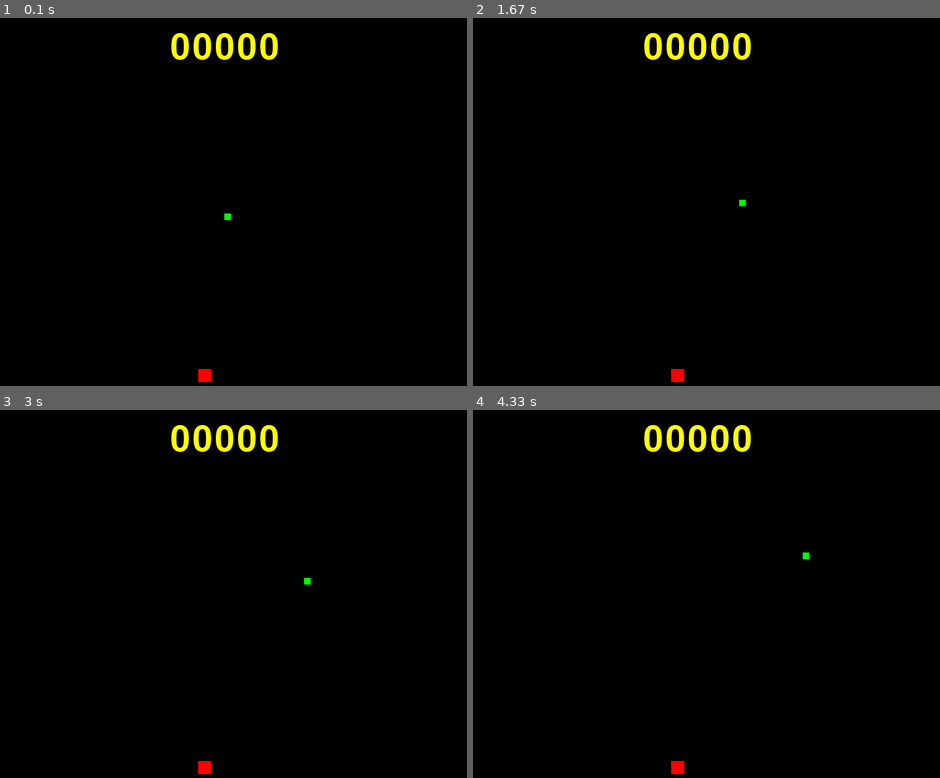
Above: before the commit, frames 1-4 (two rows, left to right).
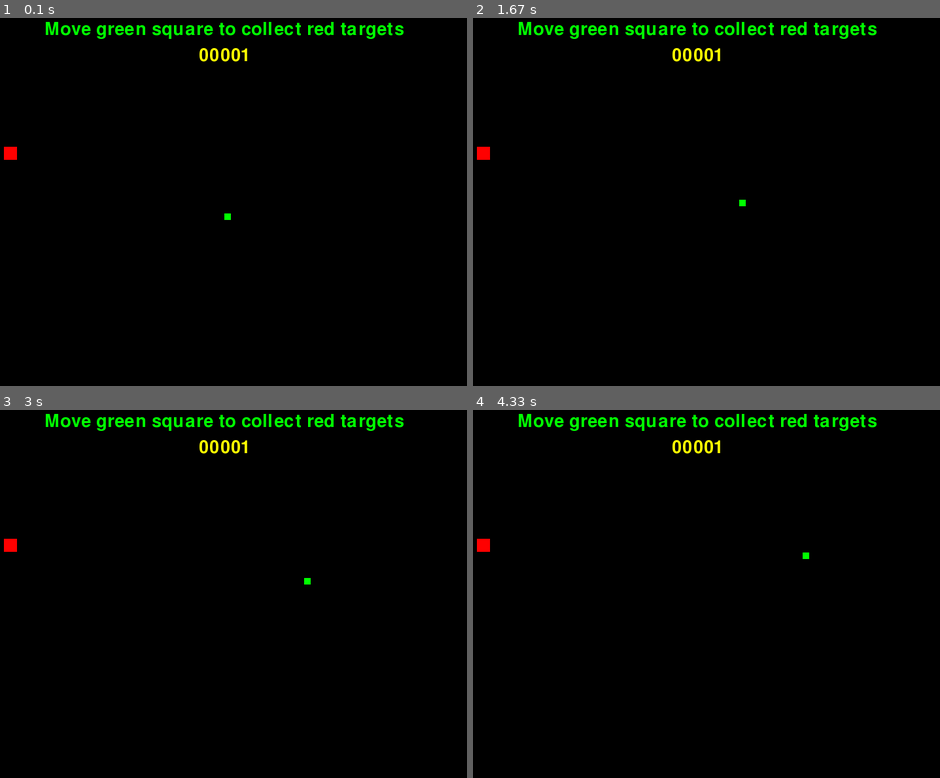
Above: after the commit, the same moments.

Repository: wardini/pygame_example
Game: pygame game, started from main.py
Two runs of this game, one before a commit and one after it. Both use one fixed random seed, a clock stepped at 60 frames per second and the inputs below.
Inputs:
- Up to frame 1 (0.1 s): no input
- Up to frame 2 (1.67 s): hold Right 0.33-0.8 s; hold Up 0.83-1.13 s; hold Right 1.17-1.63 s
- Up to frame 3 (3 s): hold Left 1.67-2.2 s; hold Down 2.23-2.53 s; hold Left 2.57-2.97 s
- Up to frame 4 (4.33 s): hold Up 3-3.37 s; hold Right 3.4-4.03 s; hold Down from 4.07 s (still down)

The runs differ from the first frame. In frame 1, 2.3% of the frame differs, in the area x 0-87%, y 1-99%; in frame 2, 2.3%; in frame 3, 2.3%; in frame 4, 2.3%.

Commit message:
pygame example updates for jan 2026

Diff:
--- a/demo1.py
+++ /dev/null
@@ -1,162 +0,0 @@
-import asyncio
-import pygame
-import sys
-import random
-
-window: pygame.Surface
-clock: pygame.time.Clock = pygame.time.Clock()
-fps: int = 60
-fullscreen: bool = False
-screensize: pygame.Vector2 = pygame.Vector2(800, 600)
-PSIZE: int = 10  # size of player
-TSIZE: int = 20  # size of target
-MAXVEL: int = 2000  # max velocity of player
-
-if len(sys.argv) > 1:
-    fullscreen = sys.argv[1] == "full"
-
-pygame.init()
-if fullscreen:
-    window = pygame.display.set_mode(
-        screensize, flags=pygame.FULLSCREEN | pygame.SCALED
-    )
-else:
-    window = pygame.display.set_mode(screensize)
-
-pygame.display.set_caption("Dave's Example Game")
-
-
-class Player:
-    def __init__(self):
-        self.acceleration: pygame.Vector2 = pygame.Vector2(0, 0)
-        self.velocity: pygame.Vector2 = pygame.Vector2(0, 0)
-        self.position: pygame.Vector2 = screensize // 2
-
-    def process_event(self, event):
-        if event.type == pygame.KEYDOWN:
-            if event.key == pygame.K_UP:
-                self.acceleration += pygame.Vector2(0, -1)
-            elif event.key == pygame.K_DOWN:
-                self.acceleration += pygame.Vector2(0, 1)
-            elif event.key == pygame.K_LEFT:
-                self.acceleration += pygame.Vector2(-1, 0)
-            elif event.key == pygame.K_RIGHT:
-                self.acceleration += pygame.Vector2(1, 0)
-
-        elif event.type == pygame.KEYUP:
-            if event.key == pygame.K_UP:
-                self.acceleration -= pygame.Vector2(0, -1)
-            elif event.key == pygame.K_DOWN:
-                self.acceleration -= pygame.Vector2(0, 1)
-            elif event.key == pygame.K_LEFT:
-                self.acceleration -= pygame.Vector2(-1, 0)
-            elif event.key == pygame.K_RIGHT:
-                self.acceleration -= pygame.Vector2(1, 0)
-
-    def update(self, dt):
-        self.velocity += dt * self.acceleration / 10
-        if self.velocity.magnitude() > 0:
-            if self.velocity.magnitude() > MAXVEL:
-                self.velocity = self.velocity.normalize() * MAXVEL
-        self.position += dt * self.velocity / 1000
-        if self.position[0] < 0:
-            self.position[0] = 0
-            self.velocity.reflect_ip(pygame.Vector2(1, 0))
-        elif self.position[0] > screensize[0] - PSIZE:
-            self.position[0] = screensize[0] - PSIZE
-            self.velocity.reflect_ip(pygame.Vector2(-1, 0))
-
-        if self.position[1] < 0:
-            self.position[1] = 0
-            self.velocity.reflect_ip(pygame.Vector2(0, 1))
-        elif self.position[1] > screensize[1] - PSIZE:
-            self.position[1] = screensize[1] - PSIZE
-            self.velocity.reflect_ip(pygame.Vector2(0, -1))
-        self.rect = pygame.Rect(*self.position, PSIZE, PSIZE)
-
-    def draw(self, window):
-        pygame.draw.rect(window, pygame.Color("green"), self.rect)
-
-
-class Target:
-    def __init__(self):
-        self.alive = True
-        self.place_target()
-
-    def place_target(self):
-        x = random.randint(TSIZE, int(screensize[0]) - TSIZE)
-        y = random.randint(TSIZE, int(screensize[1]) - TSIZE)
-        self.position = pygame.Vector2(x, y)
-
-    def process_event(self, event):
-        pass
-
-    def update(self, dt):
-        self.rect = pygame.Rect(*self.position, TSIZE, TSIZE)
-
-    def draw(self, window):
-        pygame.draw.rect(window, pygame.Color("red"), self.rect)
-
-
-class Score:
-    def __init__(self):
-        self.score = 0
-        self.font = pygame.font.SysFont(None, size=80)
-        self.position = pygame.Vector2(screensize[0] // 2, 50)
-
-    def increment(self):
-        self.score += 1
-
-    def update(self, dt):
-        self.text_surface = self.font.render(
-            f"{self.score:05d}", True, pygame.Color("yellow")
-        )
-        self.rect = self.text_surface.get_rect(center=(self.position))
-
-    def draw(self, window):
-        window.blit(self.text_surface, self.rect)
-
-
-class Game:
-    def __init__(self):
-        self.done: bool = False
-        self.player = Player()
-        self.target = Target()
-        self.score = Score()
-
-    def event_loop(self):
-        for event in pygame.event.get():
-            if event.type == pygame.QUIT:
-                self.done = True
-            else:
-                self.player.process_event(event)
-
-    def update(self, dt):
-        self.player.update(dt)
-        self.target.update(dt)
-
-        if self.player.rect.colliderect(self.target.rect):
-            self.score.increment()
-            self.target.place_target()
-
-        self.score.update(dt)
-
-    def draw(self, window):
-        window.fill(pygame.Color("black"))
-        self.player.draw(window)
-        self.target.draw(window)
-        self.score.draw(window)
-
-    async def run(self):
-        while not self.done:
-            dt = clock.tick(fps)
-            self.event_loop()
-            self.update(dt)
-            self.draw(window)
-            pygame.display.update()
-            await asyncio.sleep(0)
-        pygame.quit()
-
-
-if __name__ == "__main__":
-    asyncio.run(Game().run())
--- a/main.py
+++ b/main.py
@@ -1,4 +1,152 @@
 import asyncio
-import demo1
+import pygame
+import random
 
-asyncio.run(demo1.Game().run())
+SCREENSIZE: pygame.Vector2 = pygame.Vector2(800, 600)
+FPS: int = 60  # frame rate if frames per second
+PSIZE: int = 10  # size of player in pixels
+TSIZE: int = 20  # size of target in pixels
+PMASS: float = 10000.0 # mass of player (arbitrary units)
+MAXVEL: float = 0.5  # max velocity of player pixels / millisecond
+
+class Player:
+    def __init__(self):
+        self.force: pygame.Vector2 = pygame.Vector2(0, 0)
+        self.acceleration: pygame.Vector2 = pygame.Vector2(0, 0)
+        self.velocity: pygame.Vector2 = pygame.Vector2(0, 0)
+        self.position: pygame.Vector2 = SCREENSIZE // 2
+
+    def process_event(self, event):
+        if event.type in [pygame.KEYDOWN,pygame.KEYUP]:
+            keys = pygame.key.get_pressed()
+            self.force[0] = int(keys[pygame.K_RIGHT]) - int(keys[pygame.K_LEFT])
+            self.force[1] = int(keys[pygame.K_DOWN]) - int(keys[pygame.K_UP])
+
+    def update(self, dt):
+        # perform physics
+        self.acceleration = self.force / PMASS
+        self.velocity += dt * self.acceleration
+        if self.velocity.magnitude() > MAXVEL:
+            self.velocity = self.velocity.normalize() * MAXVEL
+        self.position += dt * self.velocity
+
+        # restrict horizontal position to screen bounds
+        # and bounce off walls
+        if self.position[0] < 0:
+            self.position[0] = 0
+            self.velocity.reflect_ip(pygame.Vector2(1, 0))
+        elif self.position[0] > SCREENSIZE[0] - PSIZE:
+            self.position[0] = SCREENSIZE[0] - PSIZE
+            self.velocity.reflect_ip(pygame.Vector2(-1, 0))
+
+        # restrict vertical position to screen bounds
+        # and bounce off walls
+        if self.position[1] < 0:
+            self.position[1] = 0
+            self.velocity.reflect_ip(pygame.Vector2(0, 1))
+        elif self.position[1] > SCREENSIZE[1] - PSIZE:
+            self.position[1] = SCREENSIZE[1] - PSIZE
+            self.velocity.reflect_ip(pygame.Vector2(0, -1))
+
+        # update player rectangle
+        self.rect = pygame.Rect(*self.position, PSIZE, PSIZE)
+
+    def draw(self, window):
+        pygame.draw.rect(window, pygame.Color("green"), self.rect)
+
+
+class Target:
+    def __init__(self):
+        self.alive = True
+        self.place_target()
+
+    def place_target(self):
+        x = random.randint(TSIZE, int(SCREENSIZE[0]) - TSIZE)
+        y = random.randint(TSIZE, int(SCREENSIZE[1]) - TSIZE)
+        self.position = pygame.Vector2(x, y)
+
+    def process_event(self, event):
+        pass
+
+    def update(self, dt):
+        self.rect = pygame.Rect(*self.position, TSIZE, TSIZE)
+
+    def draw(self, window):
+        pygame.draw.rect(window, pygame.Color("red"), self.rect)
+
+
+class GameInfo:
+    def __init__(self):
+        self.score = 0
+        self.font = pygame.font.SysFont(None, size=40)
+        self.iposition = pygame.Vector2(SCREENSIZE[0] // 2, 20)
+        self.sposition = pygame.Vector2(SCREENSIZE[0] // 2, 60)
+        self.instructions = self.font.render("Move green square to collect red targets", True, pygame.Color("green"))
+        self.irect = self.instructions.get_rect(center=self.iposition)
+
+    def score_increment(self):
+        self.score += 1
+
+    def update(self, dt):
+        self.text_surface = self.font.render(
+            f"{self.score:05d}", True, pygame.Color("yellow")
+        )
+        self.rect = self.text_surface.get_rect(center=(self.sposition))
+
+    def draw(self, window):
+        window.blit(self.instructions, self.irect)
+        window.blit(self.text_surface, self.rect)
+
+
+class Game:
+    def __init__(self):
+        pygame.init()
+        self.window = pygame.display.set_mode(SCREENSIZE)
+        pygame.display.set_caption("Dave's Example Game")
+        self.clock: pygame.time.Clock = pygame.time.Clock()
+        self.pickup_sound: pygame.mixer.Sound = pygame.mixer.Sound("audio/pickup.ogg")
+        self.pickup_sound.set_volume(0.1)
+        # self.miss_sound: pygame.mixer.Sound = pygame.mixer.Sound("audio/miss.ogg")
+        # self.miss_sound.set_volume(0.2)
+        self.done: bool = False
+        self.player: Player = Player()
+        self.target: Target = Target()
+        self.gameinfo: GameInfo = GameInfo()
+
+    def event_loop(self):
+        for event in pygame.event.get():
+            if event.type == pygame.QUIT:
+                self.done = True
+            else:
+                self.player.process_event(event)
+
+    def update(self, dt):
+        self.player.update(dt)
+        self.target.update(dt)
+
+        if self.player.rect.colliderect(self.target.rect):
+            self.gameinfo.score_increment()
+            self.target.place_target()
+            self.pickup_sound.play()
+
+        self.gameinfo.update(dt)
+
+    def draw(self, window):
+        window.fill(pygame.Color("black"))
+        self.player.draw(window)
+        self.target.draw(window)
+        self.gameinfo.draw(window)
+
+    async def run(self):
+        while not self.done:
+            dt = self.clock.tick(FPS)
+            self.event_loop()
+            self.update(dt)
+            self.draw(self.window)
+            pygame.display.update()
+            await asyncio.sleep(0)
+        pygame.quit()
+
+
+if __name__ == "__main__":
+    asyncio.run(Game().run())
--- a/pyproject.toml
+++ b/pyproject.toml
@@ -1,9 +1,9 @@
 [project]
-name = "demo1"
-version = "0.1.0"
-description = "Add your description here"
+name = "demo2"
+version = "0.1.1"
+description = "A Pygame example project"
 readme = "README.md"
-requires-python = ">=3.12"
+requires-python = ">=3.14"
 dependencies = [
     "pygame-ce>=2.5.2",
     "pygbag>=0.9.2",
Not shown, changed: README.md
Not shown, changed: .python-version
Not shown, added: audio/miss.ogg
Not shown, added: audio/pickup.ogg
Not shown, changed: uv.lock
